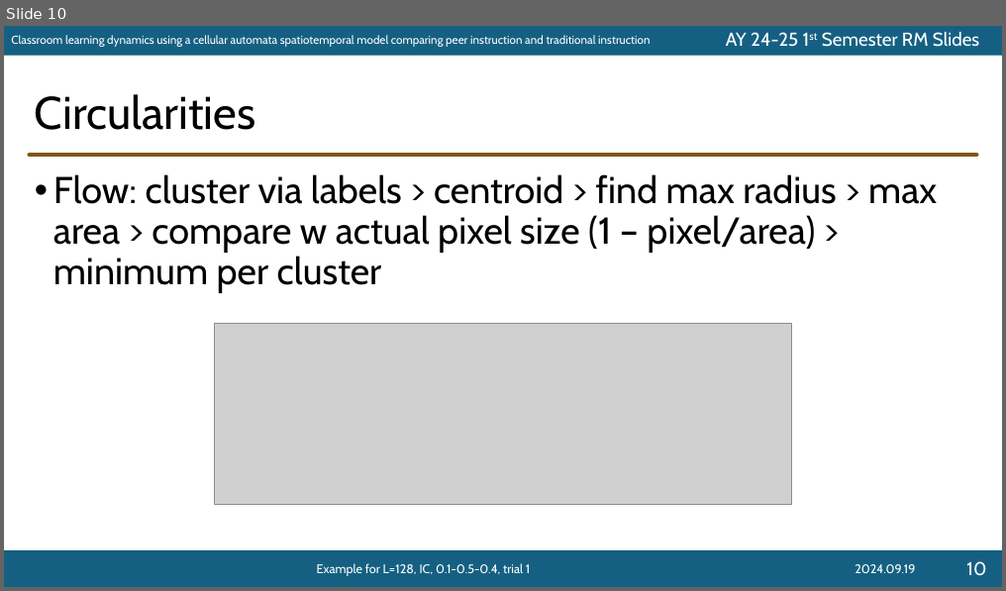
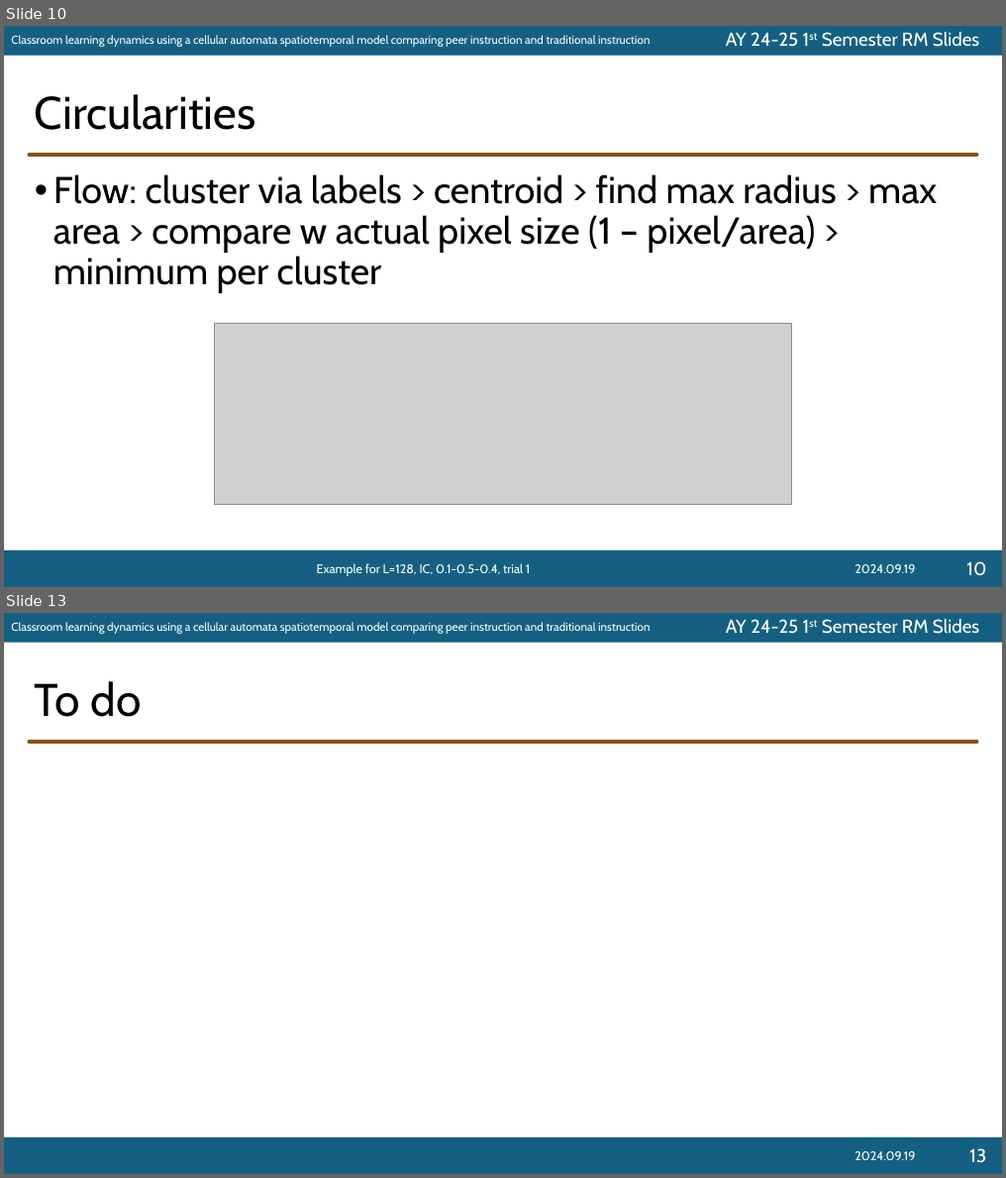
Before and after one commit to ioakimsy/BS-Thesis, a slide deck: documents/202425s1-RM-Slides-Sy.pptx. Shown one above the other, each under a label of ours: slide 10 before the commit, slides 10 and 13 after it; the slides between them are not shown. The pictures are 1006x591 and 1006x1178 pixels, drawn with LibreOffice and Linux fonts; fonts in the diff are those of the drawing; grey boxes stand for pictures; background and template pictures are left out. Boxes give left, top, right and bottom in pixels: in the first picture for what was removed or moved away, otherwise in the second. Text is boxed around its words. In the diff, an @@ line names an element or a change of style, - is before the commit and + after.

```diff
--- a/documents/202425s1-RM-Slides-Sy.pptx
+++ b/documents/202425s1-RM-Slides-Sy.pptx
@@ slide 13 added at (4, 613, 1002, 1174), background #FFFFFF; not listed: 5 template elements that a slide beside it also shows @@
@@ title added at (35, 681, 142, 717), 44 pt, text #000000 @@
+To do
@@ text added at (854, 1152, 915, 1160), 12 pt, text #FFFFFF @@
+2024.09.19
@@ page number added at (969, 1149, 986, 1163), 18 pt, text #FFFFFF @@
+13
```
Also in this commit, not shown: 2 other slides added.
